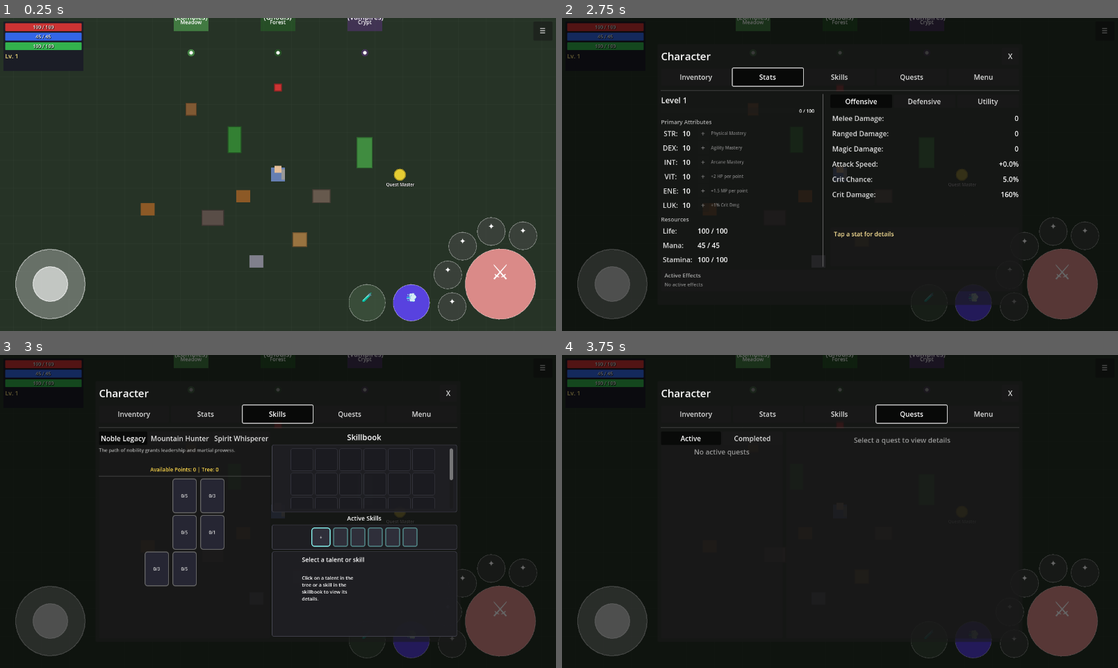
Above: before the commit, frames 1-4 (two rows, left to right).
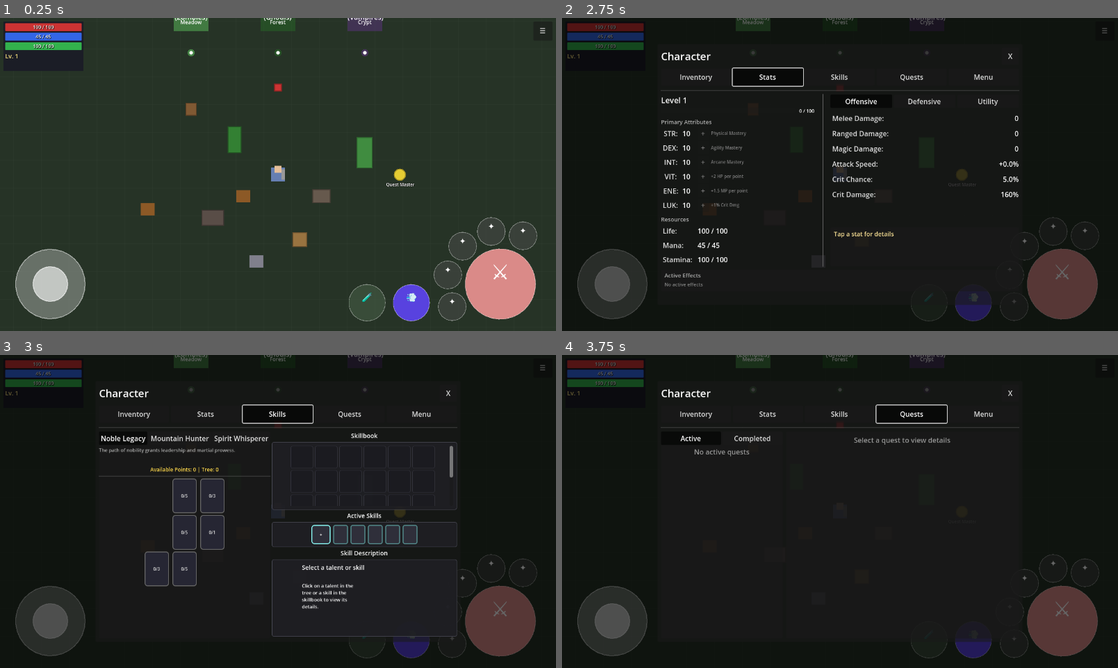
Above: after the commit, the same moments.

Repository: MatousHruska/MobileTestia
Game: Godot game, scene res://scenes/world/test_zone.tscn
Same seed, same stepped clock (60 frames per second), same inputs: the game is played once before the commit and once after it.
Inputs:
- Up to frame 1 (0.25 s): no input
- Up to frame 2 (2.75 s): click "☰" at 0.5 s; click "Inventory" at 1.25 s; click "Stats" at 2 s
- Up to frame 3 (3 s): click "Skills" at 2.75 s
- Up to frame 4 (3.75 s): click "Quests" at 3.5 s

Frames 1-2 are identical in both runs. In frame 3, 1.5% of the frame differs, in the area x 48-83%, y 24-82%; in frame 4, nothing differs.

Commit message:
Add consistent section headers for Skillbook, Active Skills, Skill Description

Diff:
--- a/scripts/ui/menu/skills_panel.gd
+++ b/scripts/ui/menu/skills_panel.gd
@@ -119,6 +119,15 @@
 	_build_right_panel(main_hbox)
 
 
+func _create_section_header(text: String) -> Label:
+	var label := Label.new()
+	label.text = text
+	label.add_theme_font_size_override("font_size", 14)
+	label.horizontal_alignment = HORIZONTAL_ALIGNMENT_CENTER
+	label.size_flags_horizontal = Control.SIZE_EXPAND_FILL
+	return label
+
+
 func _build_talent_tree_panel(parent: Control) -> void:
 	_left_panel = PanelContainer.new()
 	_left_panel.custom_minimum_size.x = TREE_WIDTH
@@ -171,11 +180,7 @@
 	parent.add_child(_right_panel)
 
 	# Skillbook header (centered)
-	_skillbook_header = Label.new()
-	_skillbook_header.text = "Skillbook"
-	_skillbook_header.add_theme_font_size_override("font_size", 18)
-	_skillbook_header.horizontal_alignment = HORIZONTAL_ALIGNMENT_CENTER
-	_skillbook_header.size_flags_horizontal = Control.SIZE_EXPAND_FILL
+	_skillbook_header = _create_section_header("Skillbook")
 	_right_panel.add_child(_skillbook_header)
 
 	# Skillbook container with border
@@ -228,6 +233,10 @@
 
 
 func _build_description_panel() -> void:
+	# Skill Description header
+	var header := _create_section_header("Skill Description")
+	_right_panel.add_child(header)
+
 	_desc_panel = PanelContainer.new()
 	_desc_panel.size_flags_vertical = Control.SIZE_EXPAND_FILL
 	_right_panel.add_child(_desc_panel)
@@ -307,11 +316,8 @@
 
 
 func _build_skill_bind_ui() -> void:
-	# Active Skills label
-	var label := Label.new()
-	label.text = "Active Skills"
-	label.add_theme_font_size_override("font_size", 14)
-	label.horizontal_alignment = HORIZONTAL_ALIGNMENT_CENTER
+	# Active Skills header
+	var label := _create_section_header("Active Skills")
 	_right_panel.add_child(label)
 
 	_bind_panel = PanelContainer.new()
